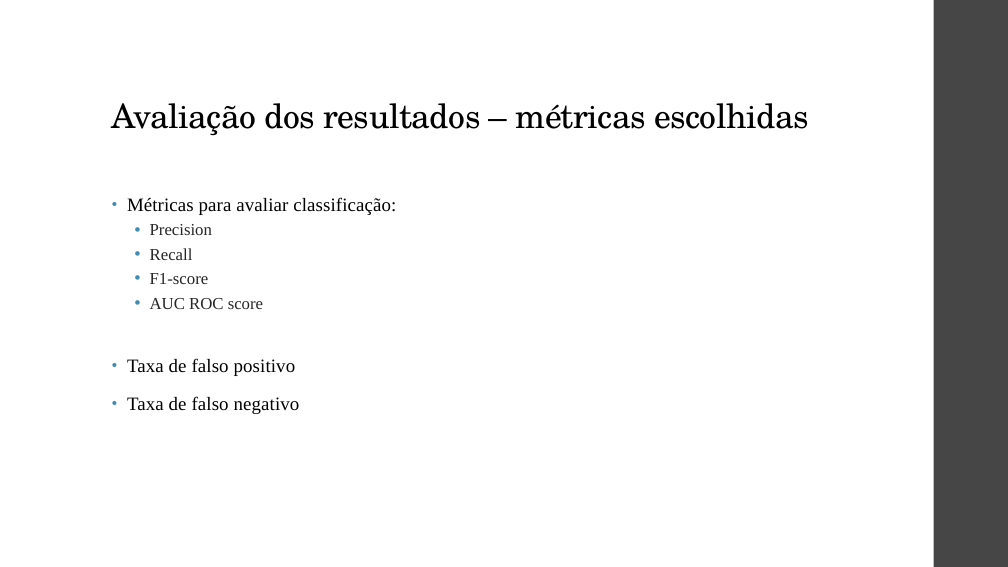
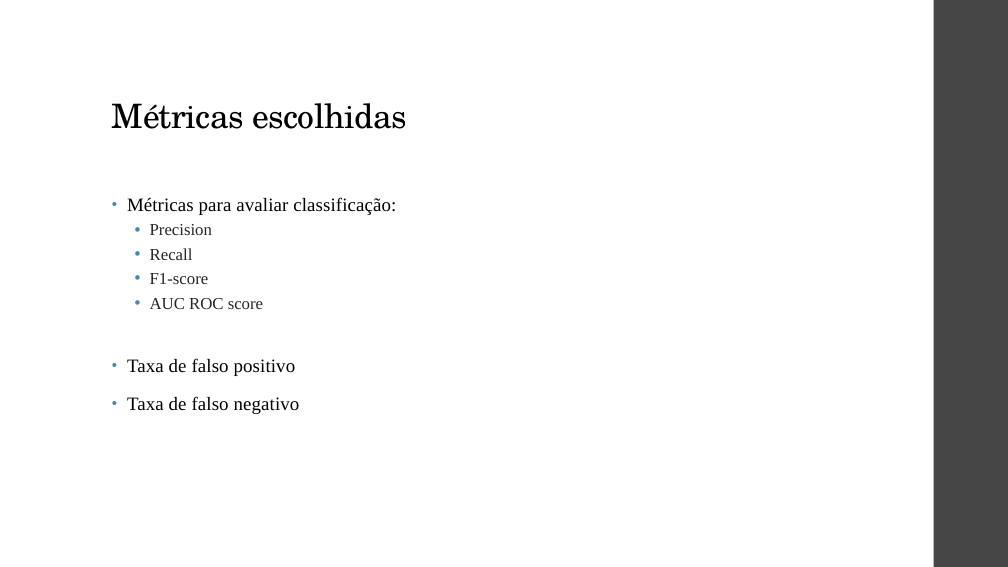
Before and after one commit to ViniPilan/avc-modeling, a slide deck: slide 19 of apresentação.pptx (slide 20 before the commit). Drawn at 1008x567 pixels with LibreOffice and Linux fonts; fonts in the diff are those of the drawing. Boxes give left, top, right and bottom in pixels: in the first picture for what was removed or moved away, otherwise in the second. Text is boxed around its words. In the diff, an @@ line names an element or a change of style, - is before the commit and + after.

```diff
--- a/apresentação.pptx
+++ b/apresentação.pptx
@@ title at (112, 103, 407, 129): text changed @@
-Avaliação dos resultados – métricas escolhidas
+Métricas escolhidas
```
Also in this commit, not shown: 11 other slides changed, 2 slides added, 2 slides removed.
